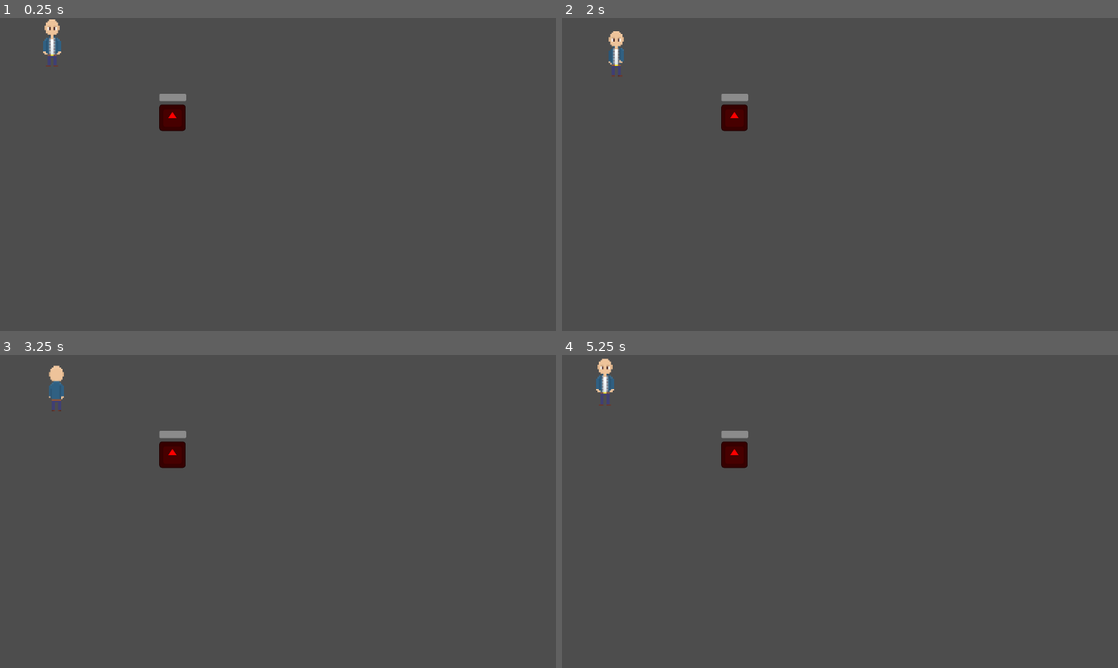
Above: before the commit, frames 1-4 (two rows, left to right).
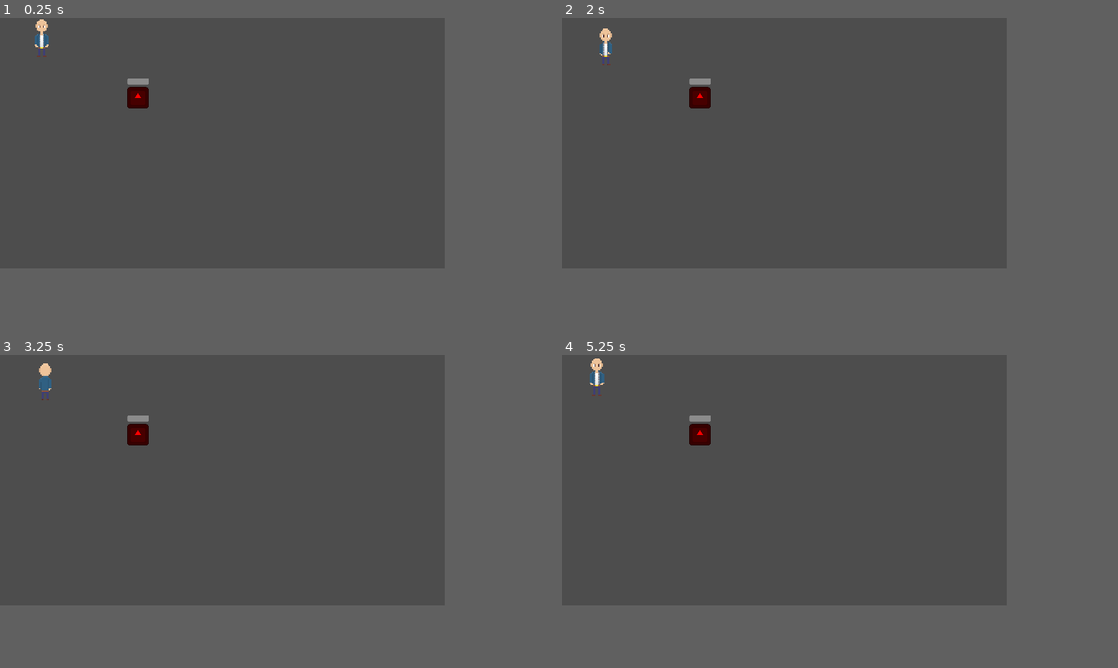
Above: after the commit, the same moments.

Repository: bekai-team/online-game-2026-bekai-team
Game: Godot game, scene res://scenes/world.tscn
Same seed, same stepped clock (60 frames per second), same inputs: the game is played once before the commit and once after it. The engine's default icon, where the game draws it, is replaced by a stand-in: a white triangle on a blue panel in a dark square.
Inputs (mouse positions are in pixels of both pictures, inside the frame that each line leads up to):
- Up to frame 1 (0.25 s): no input
- Up to frame 2 (2 s): tap Enter at 0.5 s; move the mouse to (962, 158) at 0.52 s; hold D (move_right) 0.53-1.28 s; click (962, 158) at 0.6 s; move the mouse to (728, 190) at 1.27 s; hold S (move_down) from 1.28 s (still down); click (728, 190) at 1.35 s
- Up to frame 3 (3.25 s): move the mouse to (333, 442) at 2.02 s; release S (move_down) at 2.03 s; hold D (move_right) 2.03-2.78 s; click (333, 442) at 2.1 s; move the mouse to (250, 574) at 2.77 s; hold W (move_up) from 2.78 s (still down); click (250, 574) at 2.85 s
- Up to frame 4 (5.25 s): move the mouse to (1006, 558) at 3.52 s; release W (move_up) at 3.53 s; hold A (move_left) 3.53-5.03 s; click (1006, 558) at 3.6 s; move the mouse to (673, 464) at 4.27 s; click (673, 464) at 4.35 s; move the mouse to (867, 511) at 5.02 s; hold S (move_down) from 5.03 s (still down); click (867, 511) at 5.1 s
In our replay, the window is 800x450 before the commit and 640x360 after it. These sizes can differ from the game's own. Grey fills any space a smaller window leaves; there, only what the larger window draws over its background counts as a difference.

The runs differ from the first frame. In frame 1, 1.3% of the frame differs, in the area x 6-34%, y 0-37%; in frame 2, 1.3%; in frame 3, 1.3%; in frame 4, 1.3%.

Commit message:
fix: adjust project settings, so the game would adjust to the window's size

Diff:
--- a/client/project.godot
+++ b/client/project.godot
@@ -17,10 +17,9 @@
 
 [display]
 
-window/size/viewport_width=1280
-window/size/viewport_height=720
-window/stretch/scale=2.0
-window/stretch/scale_mode="integer"
+window/size/viewport_width=640
+window/size/viewport_height=360
+window/stretch/mode="canvas_items"
 
 [dotnet]
 
@@ -60,7 +59,8 @@
 
 [rendering]
 
-textures/canvas_textures/default_texture_filter=0
+textures/canvas_textures/default_texture_filter=3
 rendering_device/driver.windows="d3d12"
 renderer/rendering_method="gl_compatibility"
 renderer/rendering_method.mobile="gl_compatibility"
+2d/snap/snap_2d_transforms_to_pixel=true
